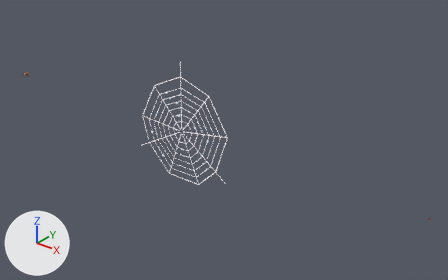
Before and after pictures for a commit that changed the Blender file art/blender/source/critters.blend.
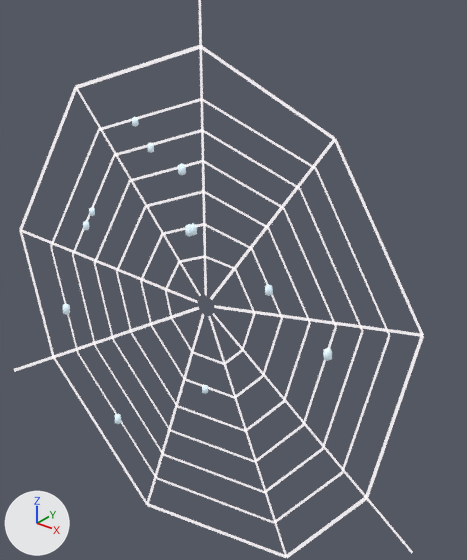
There are two pictures of each version: one from a 50 mm lens placed at (6.158, -2.094, 1.334), pointed at (4.398, 0.106, -0.03), one close up on the part from 31% to 53% of the width and 24% to 66% of the height. The axes (+X, +Y, +Z) are drawn at lower left. The lights are the same throughout. The last two pictures show the newer version.

Names of what the first close-up shows: 'spider_web'.
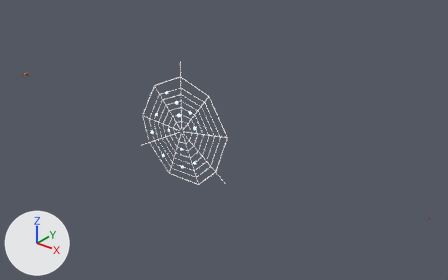
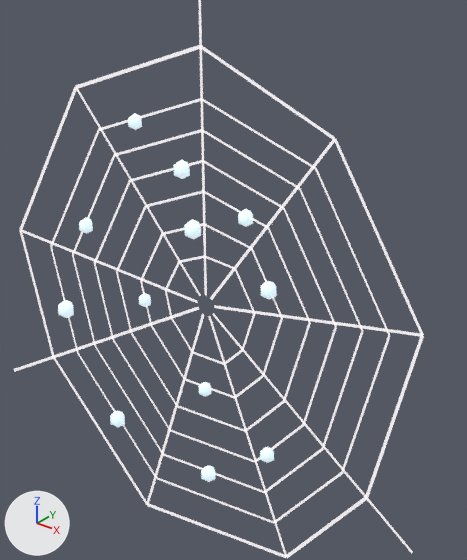
Pixel boxes [x1, y1, x2, y2] of what changed, in the close-ups (467 x 560 px):
'spider_web', reshaped
    both: [14, 0, 424, 558]
'dew', added
    after: [58, 113, 277, 482]
part 1 of me_spider_web, deleted
    before: [63, 117, 332, 424]

What changed in the scene script:
```text
Change mat_web_dew:
    where n0 = _N.new('ShaderNodeBsdfPrincipled'); n0.name = 'Principled BSDF'
    n0.inputs[27].default_value: (0.206, 0.235, 0.25, 1.0) -> (0.494, 0.563, 0.6, 1.0)  # 'Emission Color', grey #7d8589 -> 'Emission Color', light grey #bbc6cb
Change me_spider_web:
    used by ob_spider_web; location = (4.209, 0.0, 0.0)
    remove me_spider_web.from_pydata(...)  # 420 vertices, 342 faces; spans x -0.305..0.297, y -0.006..0.006, z -0.279..0.376
    add me_spider_web.from_pydata(...)  # 300 vertices, 150 faces; spans x -0.305..0.297, y 0.0, z -0.279..0.376
    me_spider_web part 1: 12 loose pieces with 120 vertices, spanning x -0.218..0.175, y -0.006..0.006, z -0.188..0.193, are deleted
    me_spider_web part 2: the surface is now shaded flat
    remove me_spider_web.materials.append(mat_web_dew)
Add me_dew:
    me_dew.from_pydata(...)  # 144 vertices, 240 faces; spans x -0.221..0.098, y -0.007..0.009, z -0.216..0.197
    me_dew.materials.append(mat_web_dew)
Add ob_dew:
    ob_dew = bpy.data.objects.new('dew', me_dew)
    ob_dew.parent = ob_spider_web
    ob_dew.location = (0.0, 0.0, 0.0)
```
